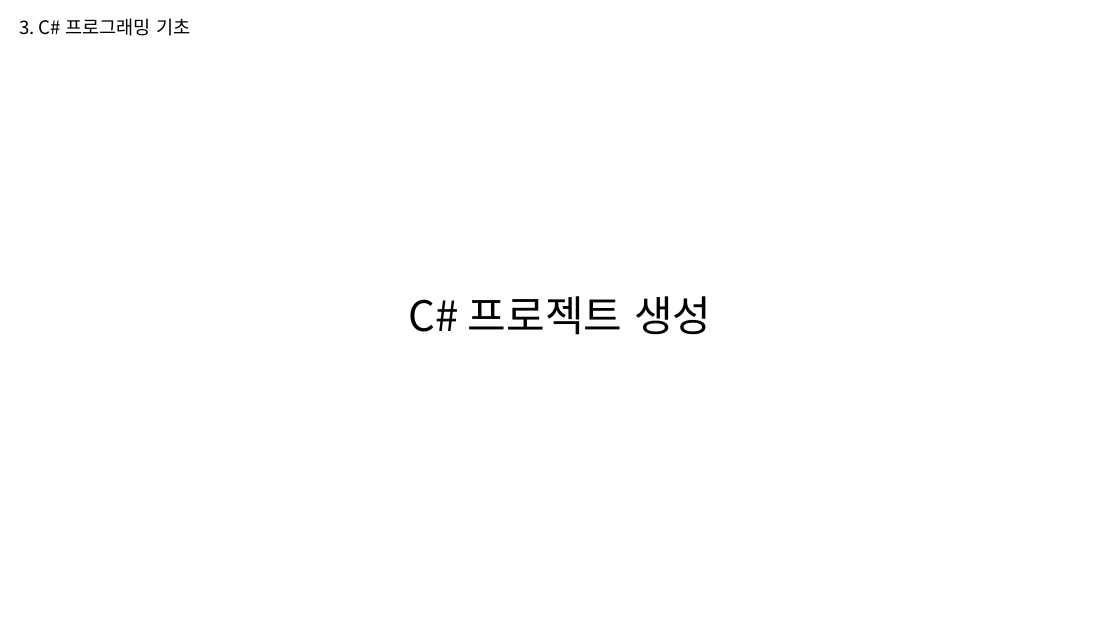
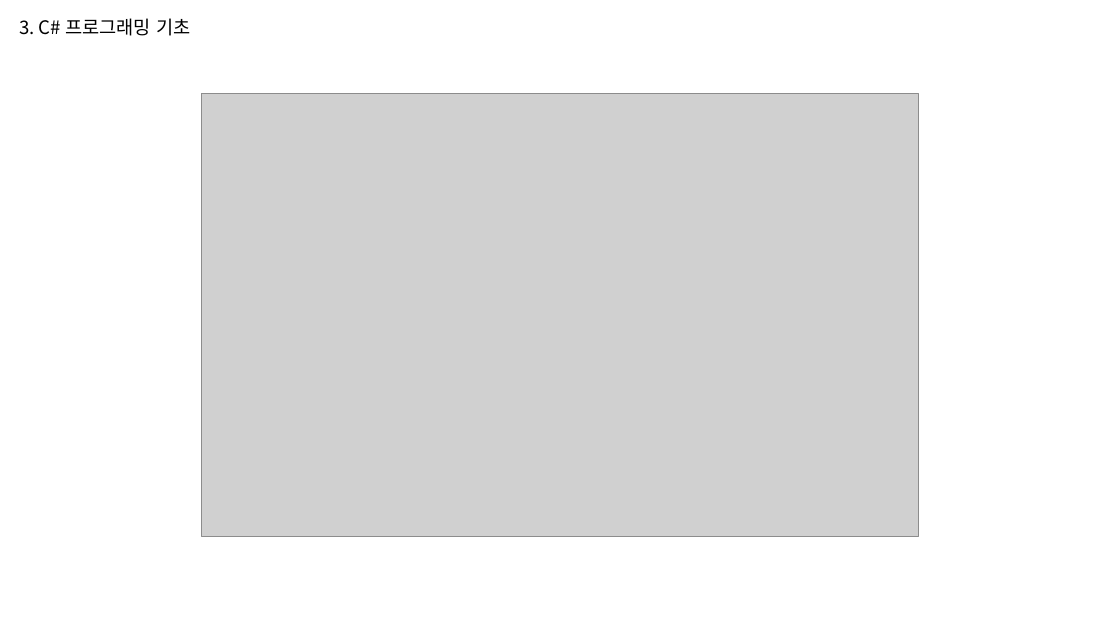
Before and after one commit to WooLyung/2023-Unity-CSharp, a slide deck: slide 21 of 1. C# 기초.pptx (slide 20 before the commit). Drawn at 1120x630 pixels with LibreOffice and Linux fonts; fonts in the diff are those of the drawing; grey boxes stand for pictures. Boxes give left, top, right and bottom in pixels: in the first picture for what was removed or moved away, otherwise in the second. Text is boxed around its words. In the diff, an @@ line names an element or a change of style, - is before the commit and + after.

```diff
--- a/1. C# 기초.pptx
+++ b/1. C# 기초.pptx
@@ picture added at (x1=202, y1=94, x2=919, y2=537) @@
@@ text removed at (x1=408, y1=296, x2=711, y2=335) @@
-C# 프로젝트 생성
```
Also in this commit, not shown: 9 other slides changed, 8 slides added.
